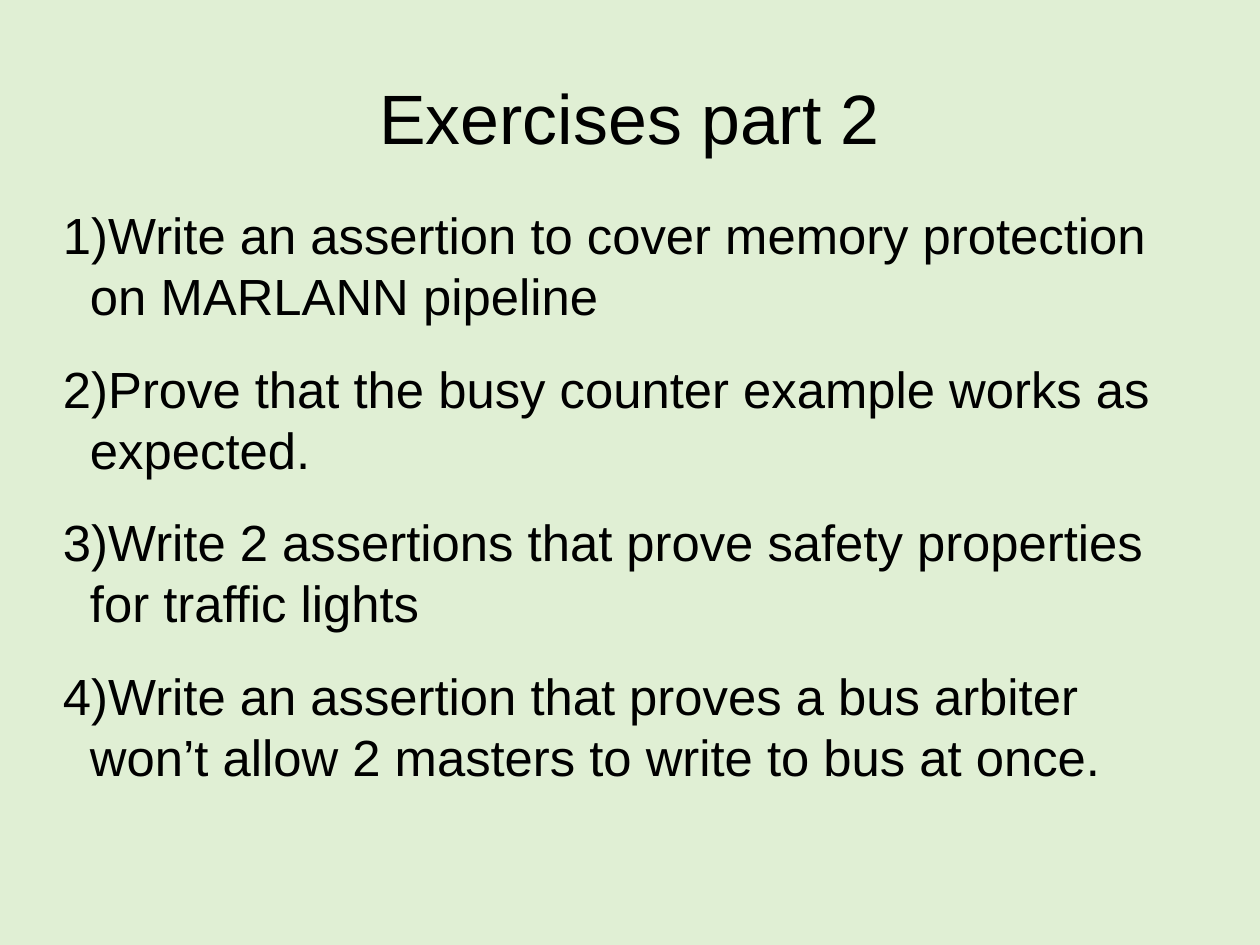
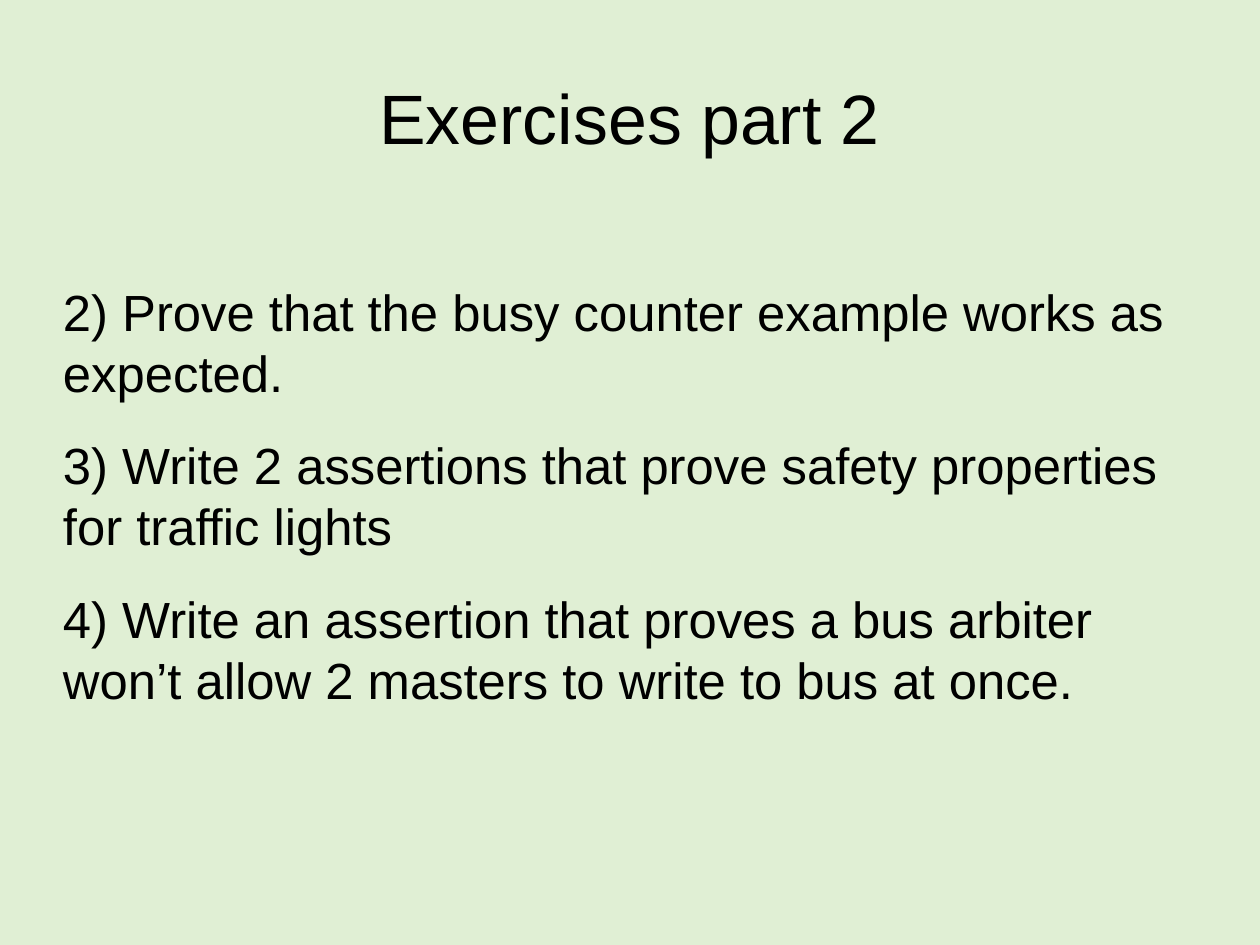
Before and after one commit to mattvenn/formal-intro-course, a slide deck: slide 35 of intro-course-slides.odp (slide 34 before the commit). Drawn at 1260x945 pixels with LibreOffice and Linux fonts; fonts in the diff are those of the drawing. Boxes give left, top, right and bottom in pixels: in the first picture for what was removed or moved away, otherwise in the second. Text is boxed around its words. In the diff, an @@ line names an element or a change of style, - is before the commit and + after.

Commit message:
slides

```diff
--- a/intro-course-slides.odp
+++ b/intro-course-slides.odp
@@ subtitle at [63, 294, 1164, 700]: text changed @@
-1) Write an assertion to cover memory protection on MARLANN pipeline
-2) Prove that the busy counter example works as expected.
-3) Write 2 assertions that prove safety properties for traffic lights
-4) Write an assertion that proves a bus arbiter won’t allow 2 masters to write to bus at once.
+2) Prove that the busy counter example works as expected.
+3) Write 2 assertions that prove safety properties for traffic lights
+4) Write an assertion that proves a bus arbiter won’t allow 2 masters to write to bus at once.
```
Also in this commit, not shown: 1 other slide changed, 1 slide added.
